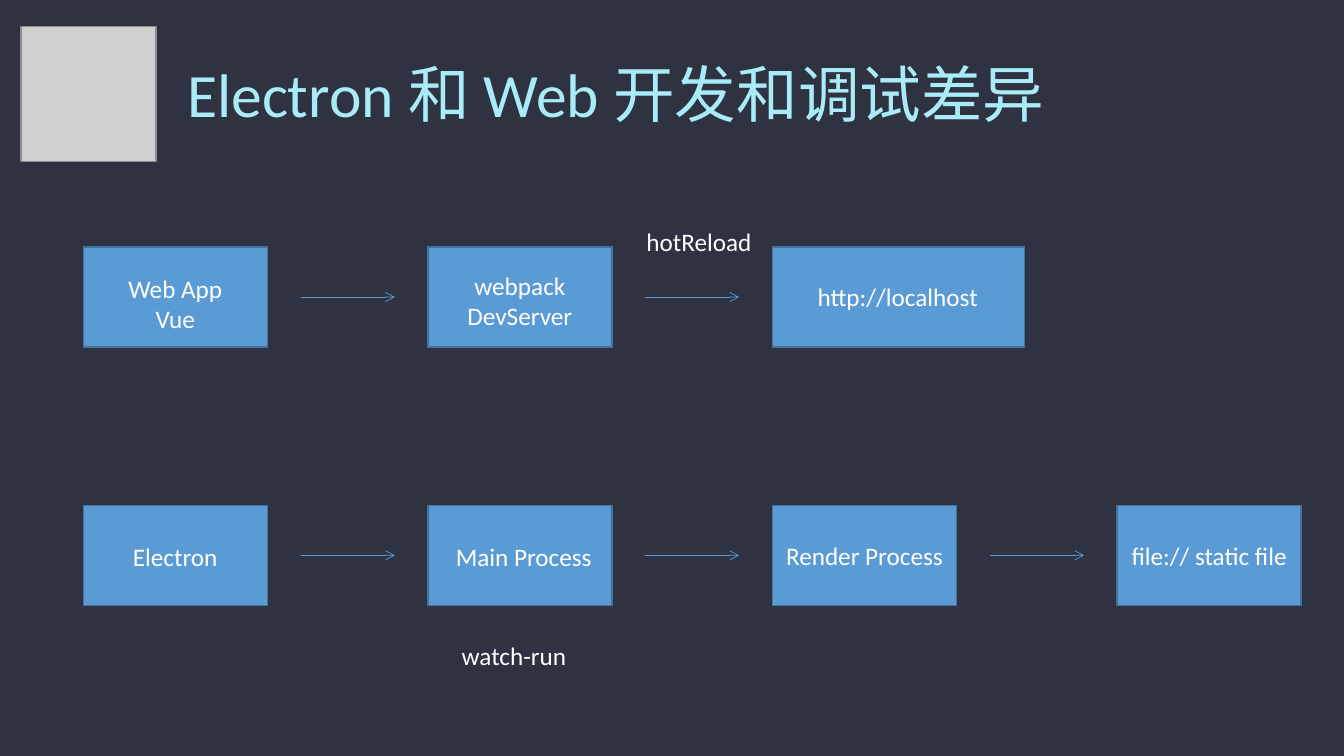
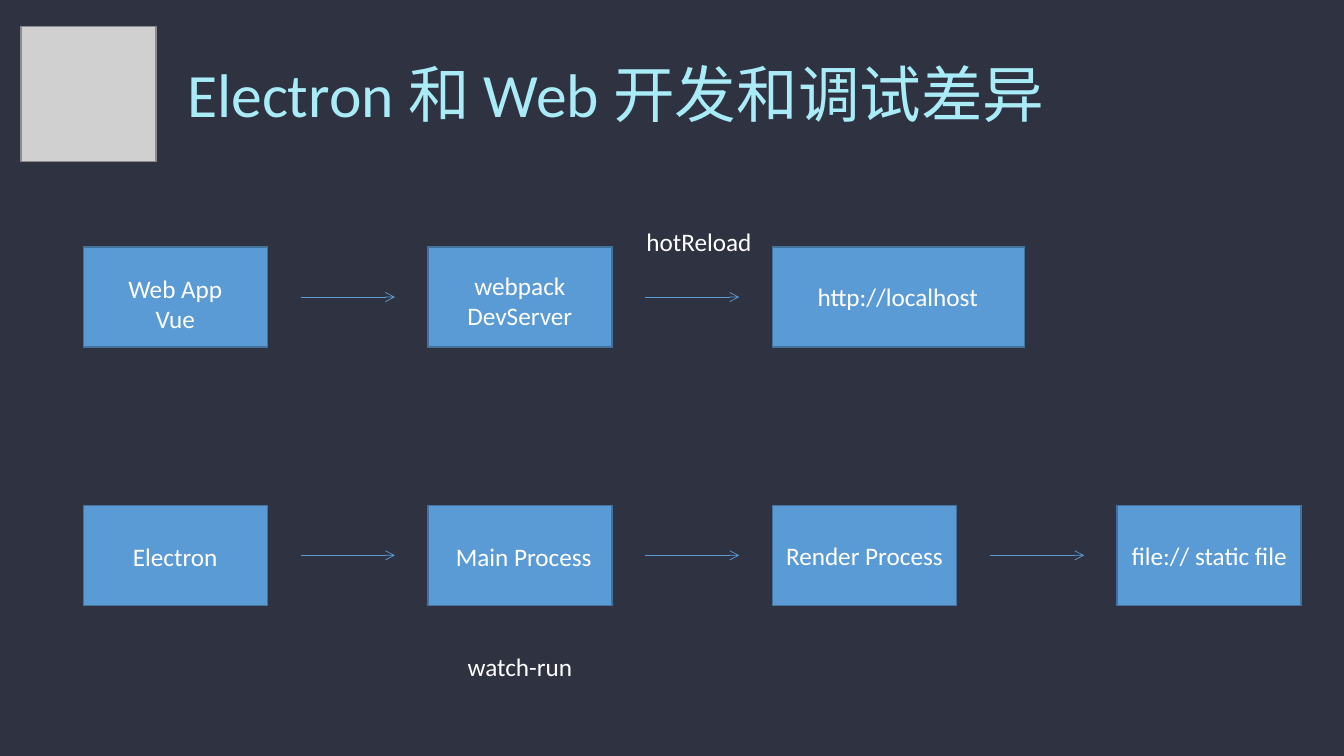
Before and after one commit to admiral20/electron-quick-start, a slide deck: slide 10 of ppt/electron.pptx (slide 7 before the commit). Drawn at 1344x756 pixels with LibreOffice and Linux fonts; fonts in the diff are those of the drawing; grey boxes stand for pictures. Boxes give left, top, right and bottom in pixels: in the first picture for what was removed or moved away, otherwise in the second. Text is boxed around its words. In the diff, an @@ line names an element or a change of style, - is before the commit and + after.

```diff
--- a/ppt/electron.pptx
+++ b/ppt/electron.pptx
@@ text "watch-run" moved from (x1=462, y1=647, x2=567, y2=665) to (x1=468, y1=658, x2=573, y2=676) @@
```
Also in this commit, not shown: 4 other slides changed, 1 slide added, 5 other files.
